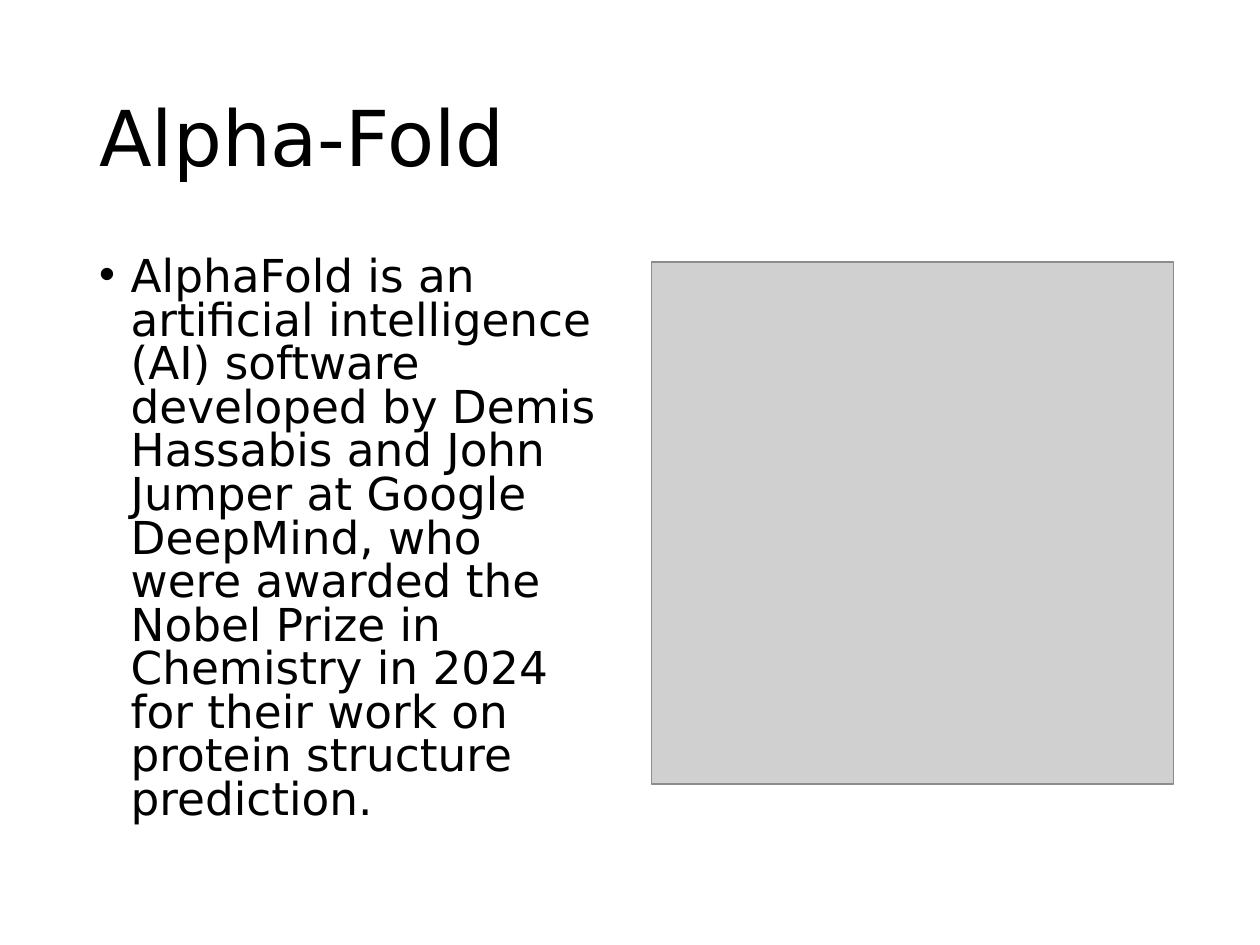
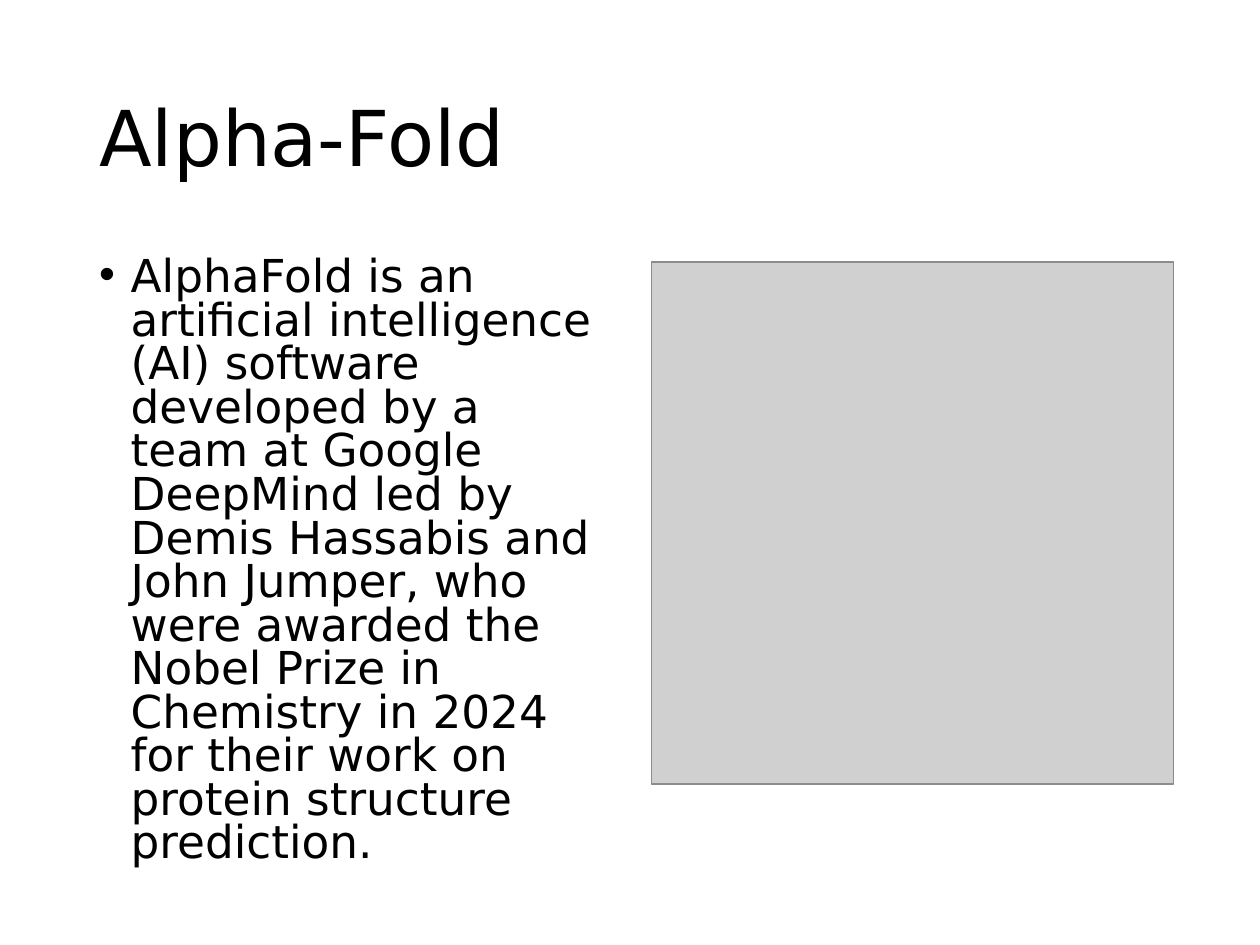
Before and after one commit to phywjs/phywjs.github.io, a slide deck: slide 18 of AIS5103/ML-slide-9.pptx (slide 17 before the commit). Drawn at 1260x945 pixels with LibreOffice and Linux fonts; fonts in the diff are those of the drawing; grey boxes stand for pictures. Boxes give left, top, right and bottom in pixels: in the first picture for what was removed or moved away, otherwise in the second. Text is boxed around its words. In the diff, an @@ line names an element or a change of style, - is before the commit and + after.

```diff
--- a/AIS5103/ML-slide-9.pptx
+++ b/AIS5103/ML-slide-9.pptx
@@ text at bbox=[131, 257, 591, 868]: text changed @@
-• AlphaFold is an artificial intelligence (AI) software developed by Demis Hassabis and John Jumper at Google DeepMind, who were awarded the Nobel Prize in Chemistry in 2024 for their work on protein structure prediction.
+• AlphaFold is an artificial intelligence (AI) software developed by a team at Google DeepMind led by Demis Hassabis and John Jumper, who were awarded the Nobel Prize in Chemistry in 2024 for their work on protein structure prediction.
```
Also in this commit, not shown: 5 other slides changed, 1 slide added, 2 other files.
